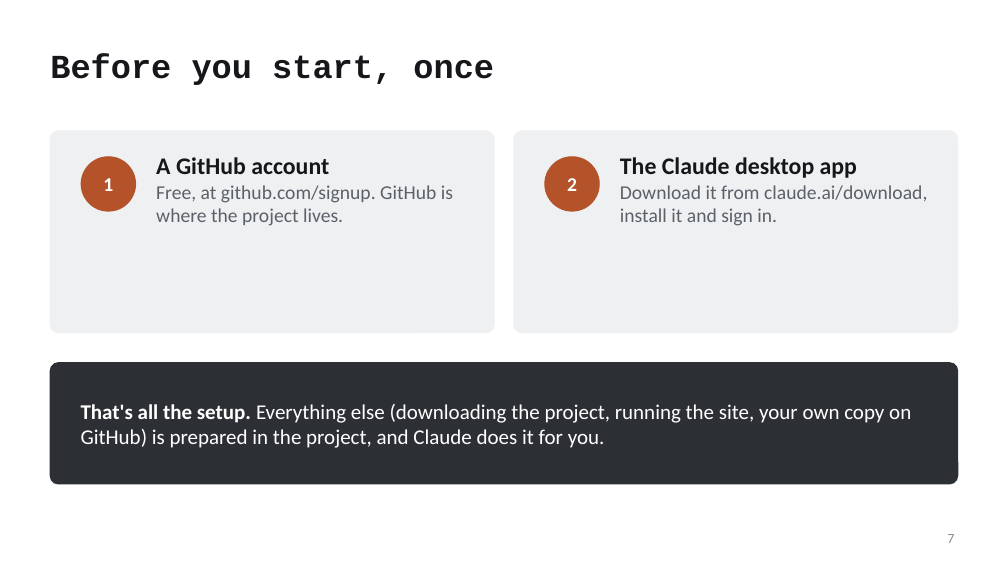
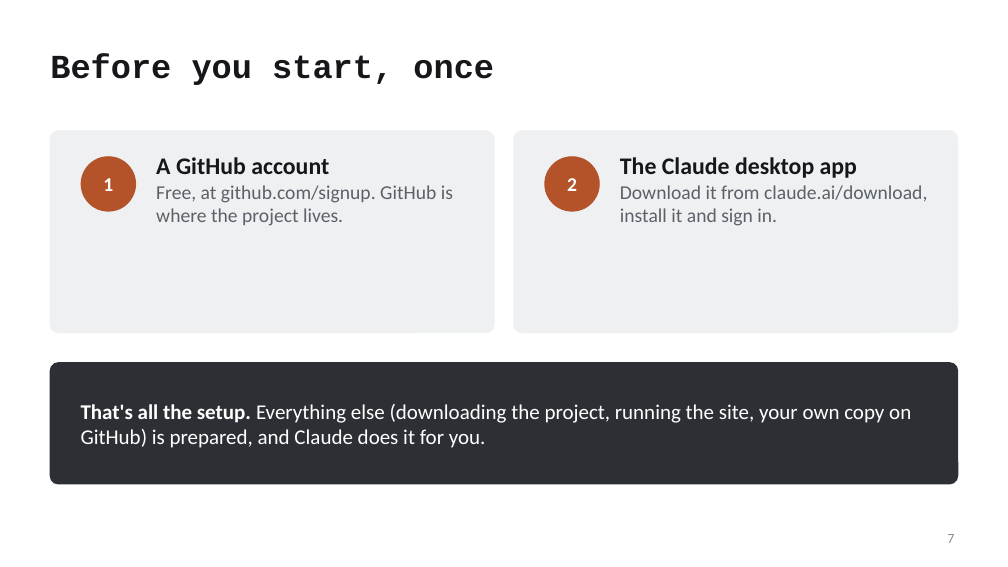
Before and after one commit to mfprado/acrylic-furniture, a slide deck: slide 7 of docs/contributing-guide.pptx. Drawn at 1008x567 pixels with LibreOffice and Linux fonts; fonts in the diff are those of the drawing. Boxes give left, top, right and bottom in pixels: in the first picture for what was removed or moved away, otherwise in the second. Text is boxed around its words. In the diff, an @@ line names an element or a change of style, - is before the commit and + after.

```diff
--- a/docs/contributing-guide.pptx
+++ b/docs/contributing-guide.pptx
@@ text at [81,404,911,448]: text changed @@
-That's all the setup. Everything else (downloading the project, running the site, your own copy on GitHub) is prepared in the project, and Claude does it for you.
+That's all the setup. Everything else (downloading the project, running the site, your own copy on GitHub) is prepared, and Claude does it for you.
```
Also in this commit, not shown: 4 other slides changed, 1 slide added, 7 other files.
